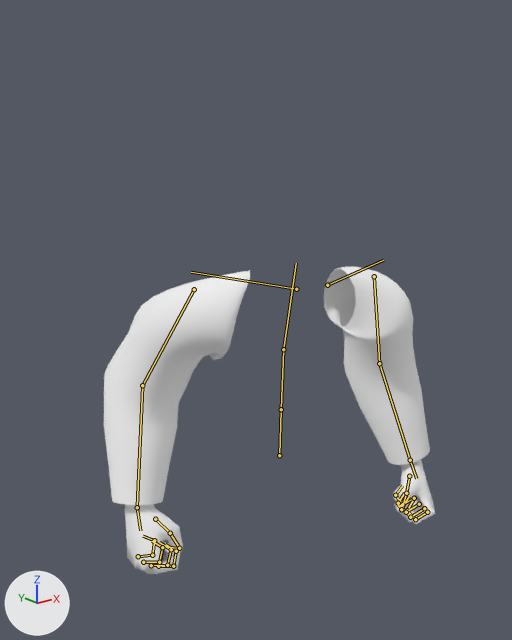
Before and after pictures for a commit that changed the glTF model public/experiments/out-west/3d/native-v2/viewmodels/outfit.shirt-vest.pair.glb.
The view is the same before and after, from a camera (50 mm lens) standing at (-0.841, -0.907, 1.691) and looking at (-0.055, 0.075, 1.298). The axes (+X, +Y, +Z) are drawn at lower left. The lights are the same throughout. The older version comes first. The bones that change, and the others that lie on the model, are drawn over the model as lines.

In view in the first picture: 'native.skin-part.75.1', 'native.skin-part.75.2'.
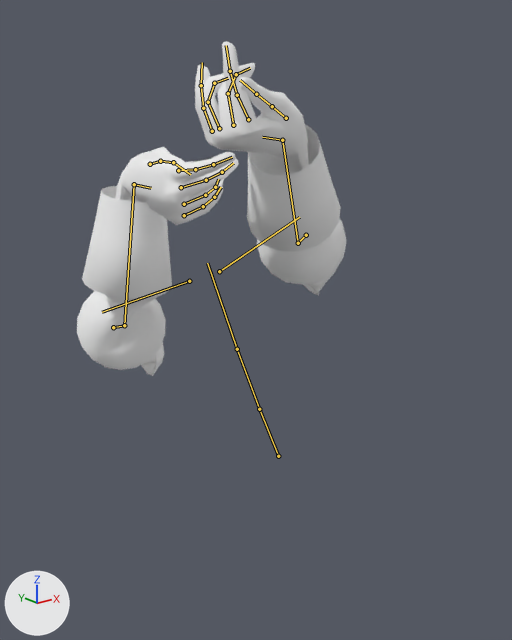
The newer file adds an action. The first version stands in its rest pose; the second is drawn at frame 0 of the action 'Crouch_Shoot_shotgun'.

What the commit changed:
Bone 'Abdomen' (bone_abdomen) turns from (0, 0, 0) to (-24, -3, 16) degrees about its own x, y and z.
Bone 'Torso' (bone_torso) turns from (0, 0, 0) to (-1, -6, -1) degrees about its own x, y and z.
Bone 'Chest' (bone_chest) turns from (0, 0, 0) to (-1, -18, 0) degrees about its own x, y and z.
Bone 'ShoulderL' (bone_shoulderl) turns from (0, 0, 0) to (16, -1, -2) degrees about its own x, y and z.
Bone 'UpperArmL' (bone_upperarml) turns from (0, 0, 0) to (92, -14, 51) degrees about its own x, y and z.
Bone 'LowerArmL' (bone_lowerarml) turns from (0, 0, 0) to (33, -174, 42) degrees about its own x, y and z.
Bone 'WristL' (bone_wristl) turns from (0, 0, 0) to (-38, 11, 37) degrees about its own x, y and z.
Bone 'Index1L' (bone_index1l) turns from (0, 0, 0) to (-24, 0, 0) degrees about its own x, y and z.
Bone 'Index2L' (bone_index2l) turns from (0, 0, 0) to (-62, 0, 0) degrees about its own x, y and z.
Bone 'Index3L' (bone_index3l) turns from (0, 0, 0) to (-67, 0, 0) degrees about its own x, y and z.
Bone 'Middle2L' (bone_middle2l) turns from (0, 0, 0) to (-32, 0, 0) degrees about its own x, y and z.
Bone 'Middle3L' (bone_middle3l) turns from (0, 0, 0) to (-46, 0, 0) degrees about its own x, y and z.
Bone 'Pinky1L' (bone_pinky1l) turns from (0, 0, 0) to (-28, 0, 0) degrees about its own x, y and z.
Bone 'Pinky2L' (bone_pinky2l) turns from (0, 0, 0) to (-56, 0, 0) degrees about its own x, y and z.
Bone 'Pinky3L' (bone_pinky3l) turns from (0, 0, 0) to (-62, 0, 0) degrees about its own x, y and z.
Bone 'Ring1L' (bone_ring1l) turns from (0, 0, 0) to (-19, 0, 0) degrees about its own x, y and z.
Bone 'Ring2L' (bone_ring2l) turns from (0, 0, 0) to (-17, 0, 0) degrees about its own x, y and z.
Bone 'Ring3L' (bone_ring3l) turns from (0, 0, 0) to (-35, 0, 0) degrees about its own x, y and z.
Bone 'Thumb1L' (bone_thumb1l) turns from (0, 0, 0) to (5, 0, -20) degrees about its own x, y and z.
Bone 'Thumb2L' (bone_thumb2l) turns from (0, 0, 0) to (-25, 0, 0) degrees about its own x, y and z.
Bone 'Thumb3L' (bone_thumb3l) turns from (0, 0, 0) to (-87, 0, 0) degrees about its own x, y and z.
Bone 'ShoulderR' (bone_shoulderr) turns from (0, 0, 0) to (-1, -4, 33) degrees about its own x, y and z.
Bone 'UpperArmR' (bone_upperarmr) turns from (0, 0, 0) to (95, 17, -76) degrees about its own x, y and z.
Bone 'LowerArmR' (bone_lowerarmr) turns from (0, 0, 0) to (21, 149, -61) degrees about its own x, y and z.
Bone 'WristR' (bone_wristr) turns from (0, 0, 0) to (-67, -66, -28) degrees about its own x, y and z.
Bone 'Index1R' (bone_index1r) turns from (0, 0, 0) to (-67, 0, -10) degrees about its own x, y and z.
Bone 'Index2R' (bone_index2r) turns from (0, 0, 0) to (-54, 0, 0) degrees about its own x, y and z.
Bone 'Index3R' (bone_index3r) turns from (0, 0, 0) to (-61, 0, 0) degrees about its own x, y and z.
Bone 'Middle1R' (bone_middle1r) turns from (0, 0, 0) to (-17, 0, 0) degrees about its own x, y and z.
Bone 'Middle2R' (bone_middle2r) turns from (0, 0, 0) to (-54, 0, 0) degrees about its own x, y and z.
Bone 'Middle3R' (bone_middle3r) turns from (0, 0, 0) to (-61, 0, 0) degrees about its own x, y and z.
Bone 'Pinky1R' (bone_pinky1r) turns from (0, 0, 0) to (-18, 0, 0) degrees about its own x, y and z.
Bone 'Pinky2R' (bone_pinky2r) turns from (0, 0, 0) to (-49, 0, 0) degrees about its own x, y and z.
Bone 'Pinky3R' (bone_pinky3r) turns from (0, 0, 0) to (-58, 0, 0) degrees about its own x, y and z.
Bone 'Ring1R' (bone_ring1r) turns from (0, 0, 0) to (-6, 0, 0) degrees about its own x, y and z.
Bone 'Ring2R' (bone_ring2r) turns from (0, 0, 0) to (-44, 0, 0) degrees about its own x, y and z.
Bone 'Ring3R' (bone_ring3r) turns from (0, 0, 0) to (-54, 0, 0) degrees about its own x, y and z.
Bone 'Thumb1R' (bone_thumb1r) turns from (0, 0, 0) to (-5, 0, 40) degrees about its own x, y and z.
Bone 'Thumb2R' (bone_thumb2r) turns from (0, 0, 0) to (-15, 0, 0) degrees about its own x, y and z.
Bone 'Thumb3R' (bone_thumb3r) turns from (0, 0, 0) to (-62, 0, 0) degrees about its own x, y and z.

What differs and where, as boxes [x1, y1, x2, y2] in the pictures (512 x 640 px):
'native.skin-part.75.2', posed (17% narrower): before [104, 267, 430, 505]; after [77, 125, 346, 376]
'native.skin-part.75.1', posed: before [124, 459, 435, 574]; after [115, 41, 309, 225]
bone 'Abdomen', root to tip: before (279, 455) to (281, 409); after (278, 456) to (259, 409)
bone 'Torso', root to tip: before (281, 409) to (283, 349); after (259, 409) to (237, 349)
bone 'Chest', root to tip: before (283, 349) to (296, 263); after (237, 349) to (207, 263)
bone 'ShoulderL', root to tip: before (327, 285) to (383, 260); after (219, 271) to (299, 217)
bone 'UpperArmL', root to tip: before (374, 276) to (379, 363); after (306, 235) to (298, 243)
bone 'LowerArmL', root to tip: before (379, 363) to (410, 460); after (298, 243) to (282, 140)
bone 'WristL', root to tip: before (410, 460) to (416, 478); after (282, 140) to (262, 137)
bone 'Index1L', root to tip: before (427, 512) to (415, 519); after (248, 119) to (237, 95)
bone 'Index2L', root to tip: before (415, 519) to (407, 510); after (237, 95) to (230, 71)
bone 'Index3L', root to tip: before (407, 510) to (413, 499); after (230, 71) to (226, 45)
bone 'Middle2L', root to tip: before (410, 517) to (402, 507); after (228, 93) to (236, 74)
bone 'Middle3L', root to tip: before (402, 507) to (409, 496); after (236, 74) to (250, 68)
bone 'Pinky1L', root to tip: before (414, 498) to (402, 504); after (212, 131) to (203, 108)
bone 'Pinky2L', root to tip: before (402, 504) to (395, 495); after (203, 108) to (201, 85)
bone 'Pinky3L', root to tip: before (395, 495) to (402, 485); after (201, 85) to (202, 62)
bone 'Ring1L', root to tip: before (419, 504) to (406, 512); after (219, 128) to (208, 102)
bone 'Ring2L', root to tip: before (406, 512) to (398, 503); after (208, 102) to (214, 83)
bone 'Ring3L', root to tip: before (398, 503) to (404, 493); after (214, 83) to (228, 78)
bone 'Thumb1L', root to tip: before (409, 476) to (406, 493); after (286, 118) to (272, 106)
bone 'Thumb2L', root to tip: before (406, 493) to (401, 509); after (272, 106) to (256, 94)
bone 'Thumb3L', root to tip: before (401, 509) to (398, 504); after (256, 94) to (240, 80)
bone 'ShoulderR', root to tip: before (296, 289) to (191, 272); after (189, 281) to (102, 312)
bone 'UpperArmR', root to tip: before (194, 289) to (142, 385); after (113, 327) to (124, 325)
bone 'LowerArmR', root to tip: before (142, 385) to (137, 507); after (124, 325) to (134, 184)
bone 'WristR', root to tip: before (137, 507) to (140, 530); after (134, 184) to (151, 188)
bone 'Index1R', root to tip: before (158, 566) to (173, 566); after (178, 170) to (195, 169)
bone 'Index2R', root to tip: before (173, 566) to (176, 551); after (195, 169) to (213, 164)
bone 'Index3R', root to tip: before (176, 551) to (165, 544); after (213, 164) to (232, 157)
bone 'Middle1R', root to tip: before (151, 565) to (167, 565); after (181, 187) to (206, 180)
bone 'Middle2R', root to tip: before (167, 565) to (171, 549); after (206, 180) to (222, 172)
bone 'Middle3R', root to tip: before (171, 549) to (159, 542); after (222, 172) to (233, 163)
bone 'Pinky1R', root to tip: before (138, 556) to (152, 555); after (184, 215) to (203, 206)
bone 'Pinky2R', root to tip: before (152, 555) to (154, 540); after (203, 206) to (214, 197)
bone 'Pinky3R', root to tip: before (154, 540) to (143, 536); after (214, 197) to (221, 187)
bone 'Ring1R', root to tip: before (143, 562) to (159, 562); after (184, 204) to (205, 195)
bone 'Ring2R', root to tip: before (159, 562) to (162, 547); after (205, 195) to (215, 187)
bone 'Ring3R', root to tip: before (162, 547) to (152, 541); after (215, 187) to (218, 179)
bone 'Thumb1R', root to tip: before (155, 519) to (170, 533); after (150, 164) to (160, 161)
bone 'Thumb2R', root to tip: before (170, 533) to (179, 548); after (160, 161) to (173, 162)
bone 'Thumb3R', root to tip: before (179, 548) to (166, 547); after (173, 162) to (190, 174)
